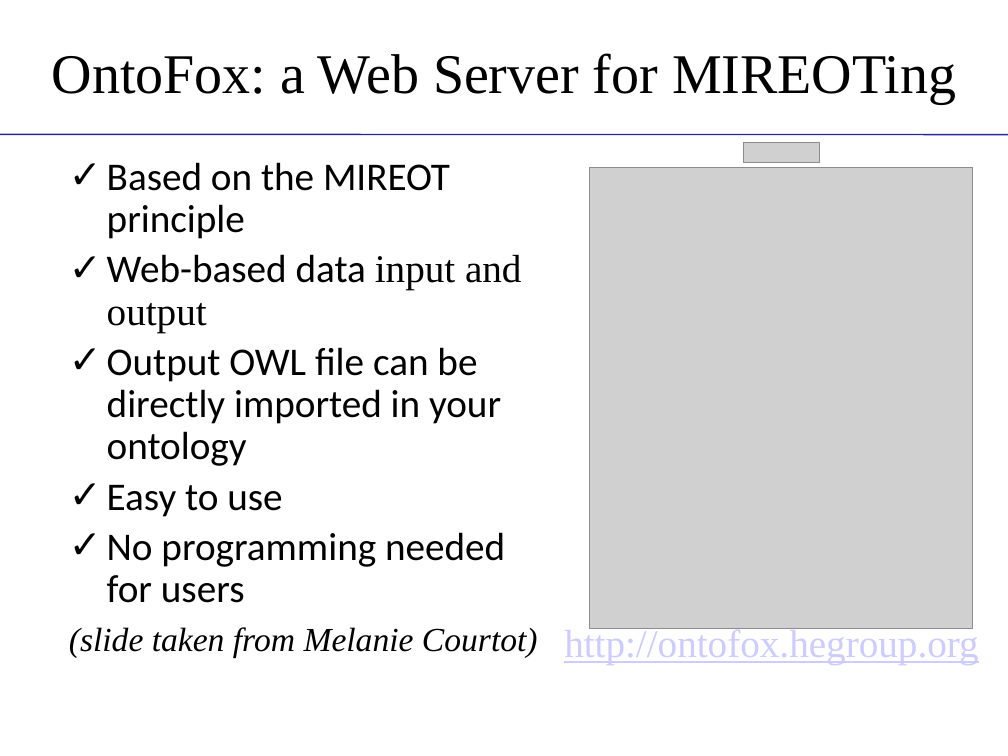
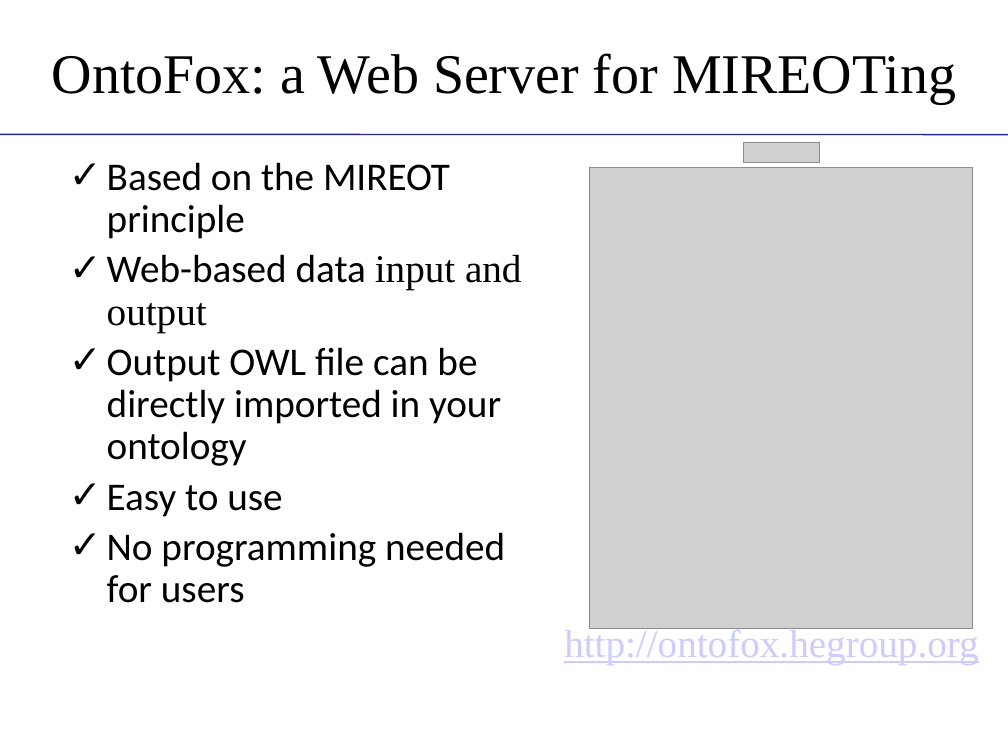
Before and after one commit to obi-ontology/obi-legacy-svn, a slide deck: slide 9 of trunk/docs/presentations/OBI tutorial July 2011 ICBO/MIREOT-View.pptx. Drawn at 1008x756 pixels with LibreOffice and Linux fonts; fonts in the diff are those of the drawing; grey boxes stand for pictures; background and template pictures are left out. Boxes give left, top, right and bottom in pixels: in the first picture for what was removed or moved away, otherwise in the second. Text is boxed around its words. In the diff, an @@ line names an element or a change of style, - is before the commit and + after.

```diff
--- a/trunk/docs/presentations/OBI tutorial July 2011 ICBO/MIREOT-View.pptx
+++ b/trunk/docs/presentations/OBI tutorial July 2011 ICBO/MIREOT-View.pptx
@@ text at (69, 627, 538, 657): paragraph removed @@
-(slide taken from Melanie Courtot)
```
Also in this commit, not shown: 3 other slides changed.
